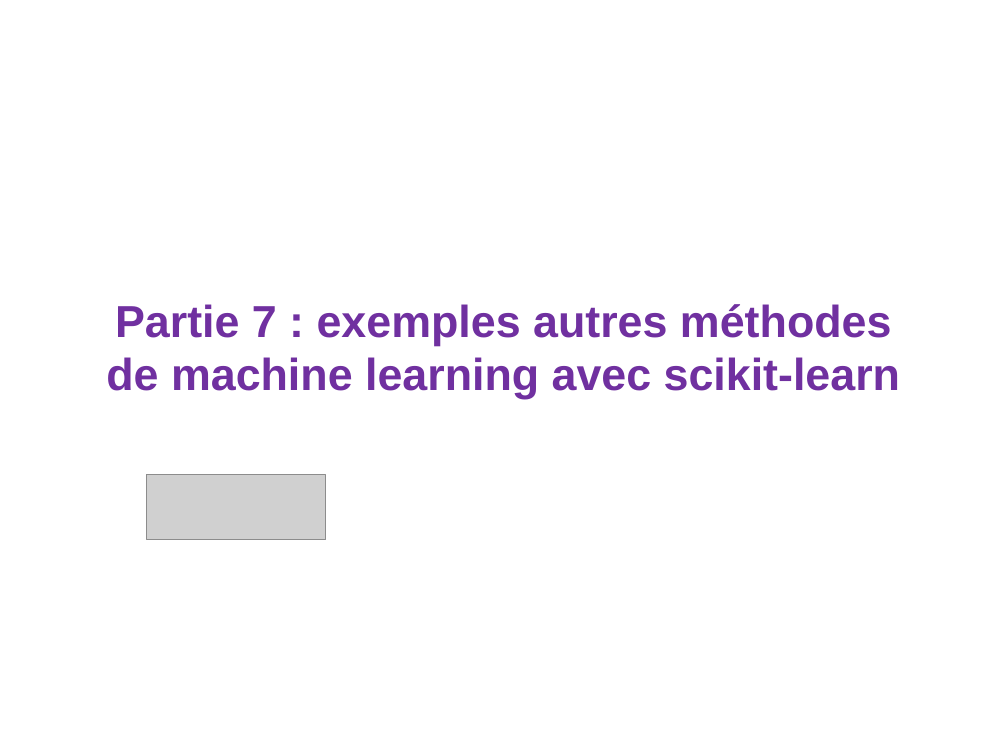
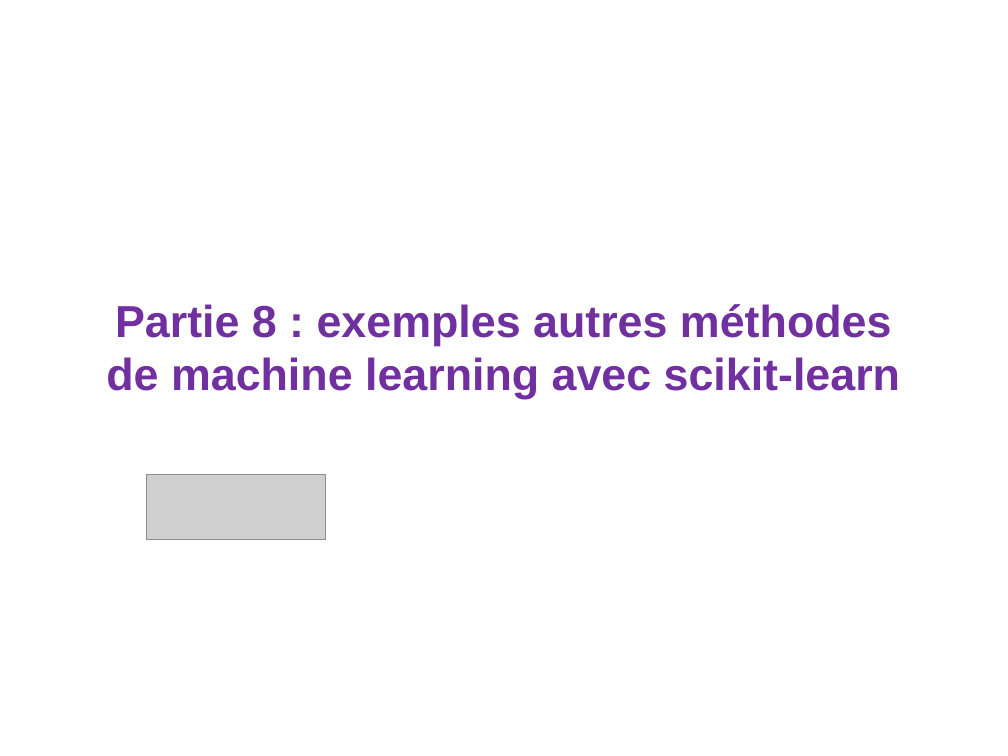
Before and after one commit to loicmidy/formation-python, a slide deck: slide 44 of formation python.pptx (slide 42 before the commit). Drawn at 1008x756 pixels with LibreOffice and Linux fonts; fonts in the diff are those of the drawing; grey boxes stand for pictures. Boxes give left, top, right and bottom in pixels: in the first picture for what was removed or moved away, otherwise in the second. Text is boxed around its words. In the diff, an @@ line names an element or a change of style, - is before the commit and + after.

```diff
--- a/formation python.pptx
+++ b/formation python.pptx
@@ title at [106,304,900,399]: text changed @@
-Partie 7 : exemples autres méthodes de machine learning avec scikit-learn
+Partie 8 : exemples autres méthodes de machine learning avec scikit-learn
```
Also in this commit, not shown: 2 other slides changed, 2 slides added, 2 other files.
